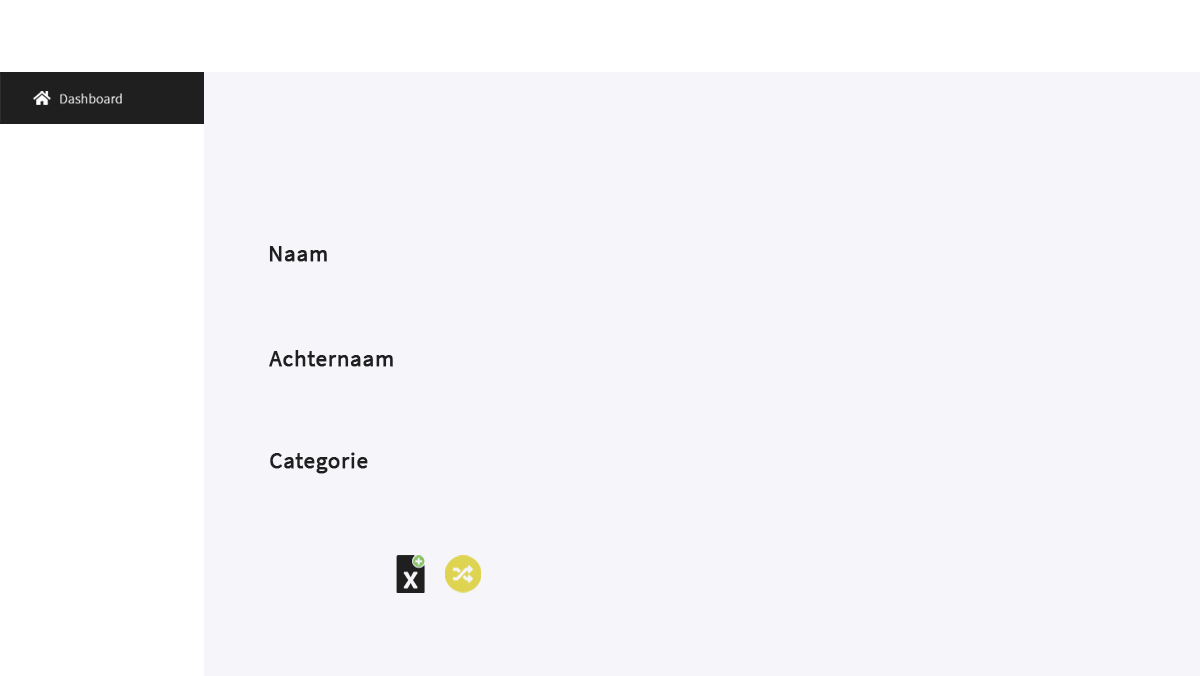
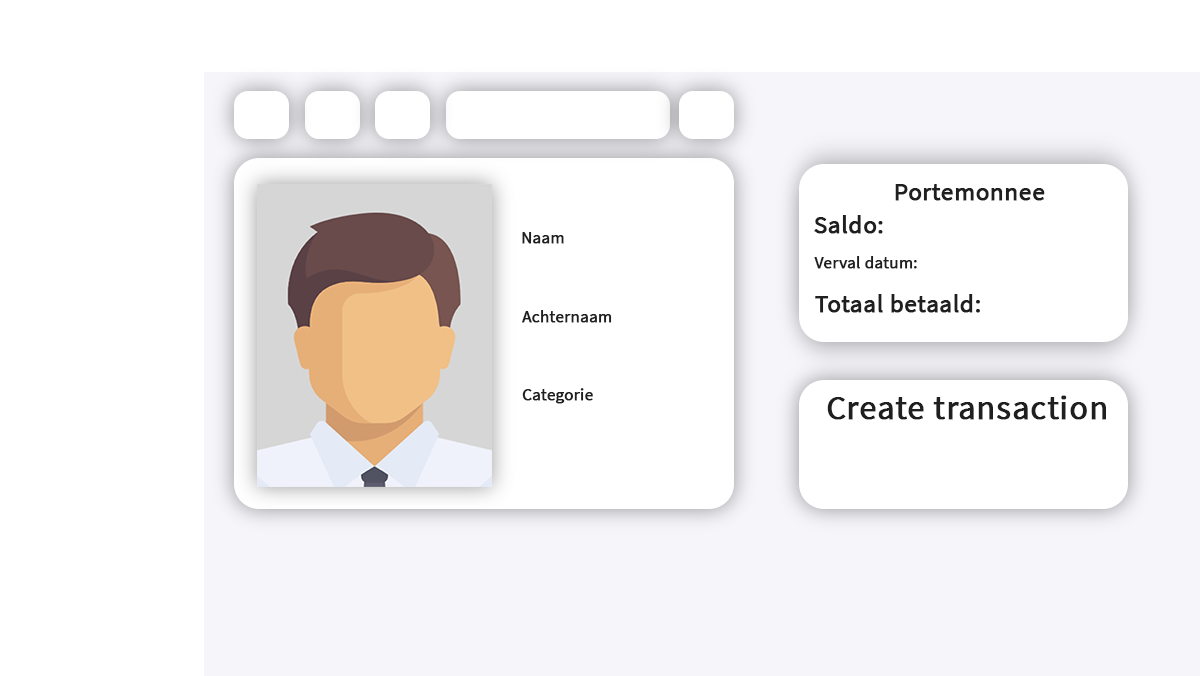
Before/after of a 1200 x 676 layered artwork. What changed in the layer stack:
added layer "Verval datum:" above "App" over <box>215,72,1147,593</box>
hid group "Dashboard" (22 layers) over <box>0,72,834,593</box>
showed group "Members" (13 layers) over <box>0,72,1105,528</box>
added group "transactie" with 3 layers in group "Members" over <box>829,440,1105,485</box>
removed layer "background" from group "components" over <box>215,72,1147,593</box>
